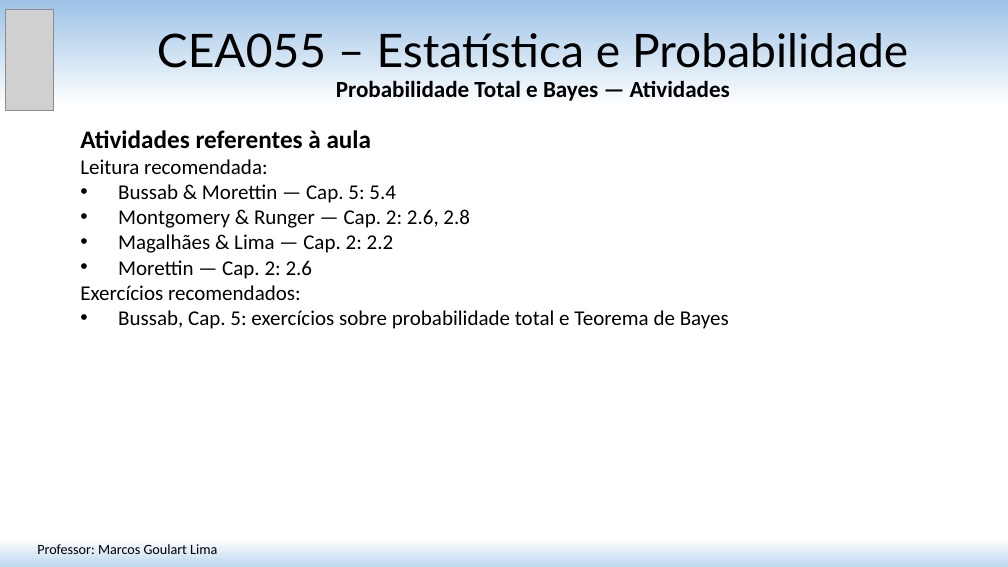
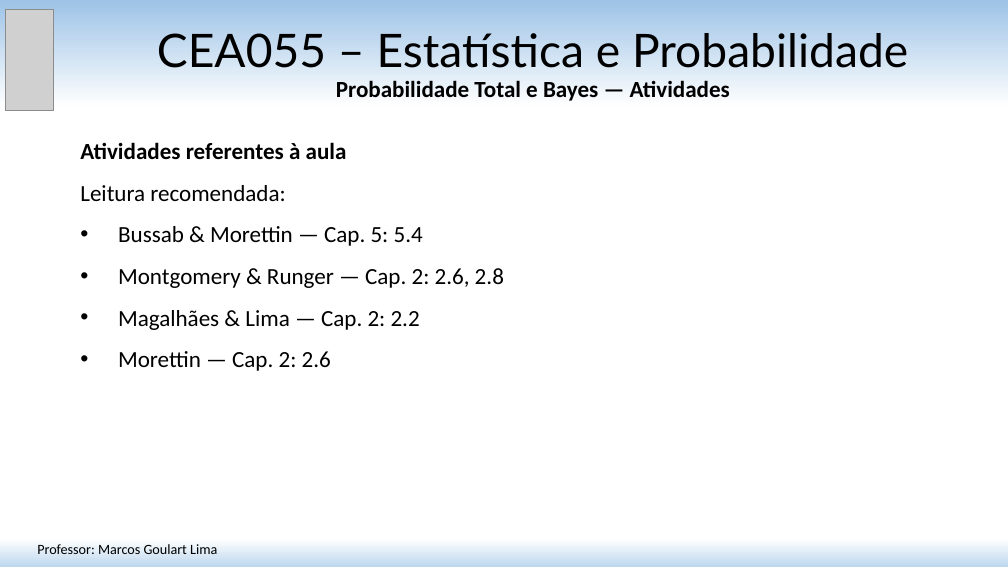
Before and after one commit to matmarcos/minhas-aulas, a slide deck: slide 20 of content/2026-2/cea055-estatistica-probabilidade/06-probabilidade-total-bayes/Aula_06_Probabilidade_Total_Bayes.pptx (slide 11 before the commit). Drawn at 1008x567 pixels with LibreOffice and Linux fonts; fonts in the diff are those of the drawing; grey boxes stand for pictures. Boxes give left, top, right and bottom in pixels: in the first picture for what was removed or moved away, otherwise in the second. Text is boxed around its words. In the diff, an @@ line names an element or a change of style, - is before the commit and + after.

```diff
--- a/content/2026-2/cea055-estatistica-probabilidade/06-probabilidade-total-bayes/Aula_06_Probabilidade_Total_Bayes.pptx
+++ b/content/2026-2/cea055-estatistica-probabilidade/06-probabilidade-total-bayes/Aula_06_Probabilidade_Total_Bayes.pptx
@@ text "Atividades referentes à aula" at <box>80,142,504,371</box>: size 24 to 22 pt in "Atividades referentes à aula"; size 20 to 22 pt in "Leitura recomendada:", "Bussab & Morettin — Cap. 5: 5.4", "Montgomery & Runger — Cap. 2: 2.6, ...", "Magalhães & Lima — Cap. 2: 2.2" and 1 more places; line spacing 1 to 1.5 @@
@@ text at <box>80,285,729,329</box>: paragraphs removed @@
-Exercícios recomendados:
-• Bussab, Cap. 5: exercícios sobre probabilidade total e Teorema de Bayes
```
Also in this commit, not shown: 9 other slides changed, 10 slides added, 3 other files.
